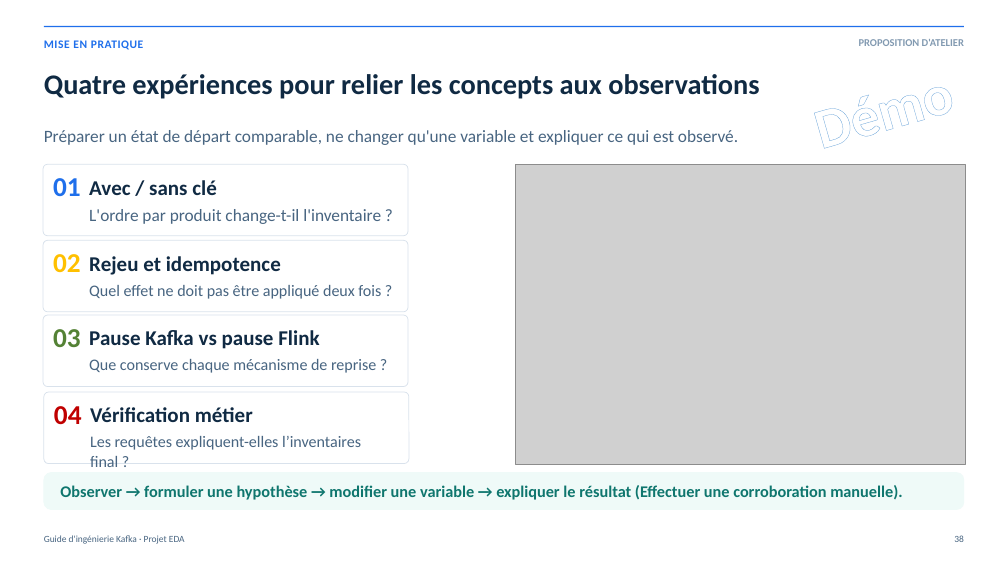
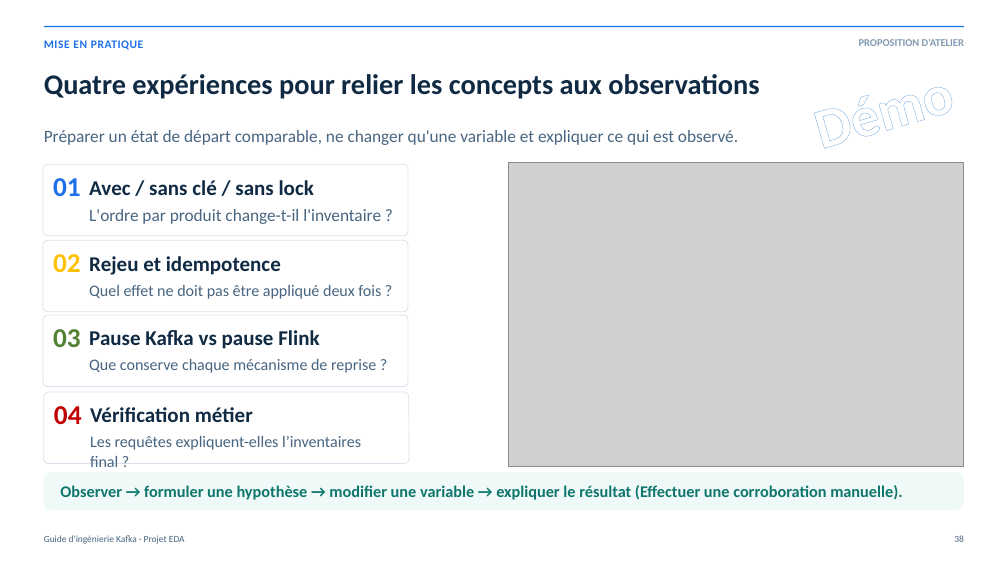
Before and after one commit to rdemers/org-rd-fullstack-springboot-eda, a slide deck: slide 38 of doc/presentation/org-rd-fullstack-springboot-eda-fr.pptx. Drawn at 1008x567 pixels with LibreOffice and Linux fonts; fonts in the diff are those of the drawing; grey boxes stand for pictures. Boxes give left, top, right and bottom in pixels: in the first picture for what was removed or moved away, otherwise in the second. Text is boxed around its words. In the diff, an @@ line names an element or a change of style, - is before the commit and + after.

```diff
--- a/doc/presentation/org-rd-fullstack-springboot-eda-fr.pptx
+++ b/doc/presentation/org-rd-fullstack-springboot-eda-fr.pptx
@@ picture: place and size @@
-picture at bbox=[515, 164, 965, 464]
+picture at bbox=[508, 163, 964, 467]
@@ text at bbox=[89, 180, 314, 195]: text changed @@
-Avec / sans clé
+Avec / sans clé / sans lock
```
Also in this commit, not shown: 1 other slide changed, 6 other files.
